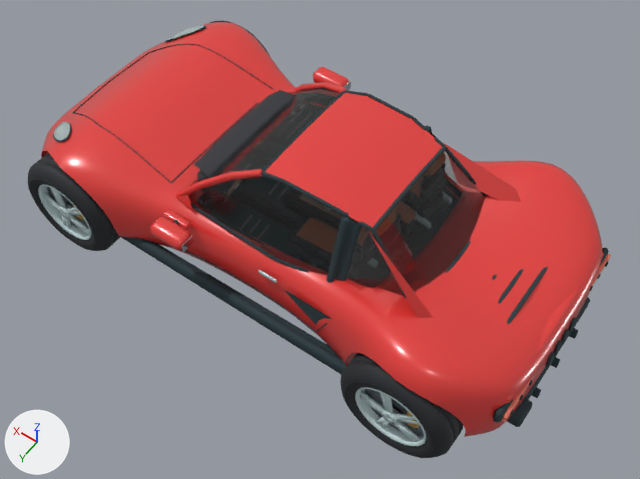
A saved change to the glTF model public/models/racer.glb.
Both versions are drawn from a 50 mm camera at (-1.193, 1.57, 2.544) aimed at (-0.131, 0.082, 0.206). The axes (+X, +Y, +Z) are drawn at lower left. The lights are the same throughout. The older version comes first. Vertices at exactly the same position are counted once.

Names of what the first picture shows: 'Automotive glass', 'Cabin upholstery', 'Paint racer', 'Rolling wheels', 'Tyre rubber', 'Wheel hubs' and 4 more.
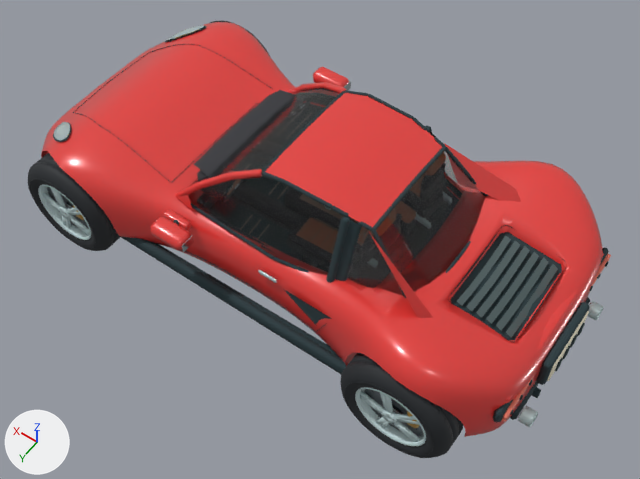
Boxes [x1, y1, x2, y2] around the edits, measured in the pictures (640 x 479 px; the box of a moved part takes in the faces that stretch with it):
'Tyre rubber', reshaped
    before: [53, 26, 609, 427]
    after: [53, 26, 609, 423]
'Pickup bed', added
    after: [457, 235, 558, 337]
'Wheel hubs', reshaped (mostly hidden)
    before: [57, 33, 277, 283]
    after: [57, 33, 604, 427]
'Warm white trim', reshaped (not visible before)
    after: [547, 311, 589, 381]
part 1 of me_continuous_mid_engine_coachwork, cut back
    before: [432, 210, 568, 344]
    after: [432, 210, 572, 348]
part 2 of me_recessed_coupe_wheel_liner, moved or reshaped
    before: [507, 267, 548, 325]
    after: [536, 302, 590, 385]
part 3 of me_recessed_coupe_wheel_liner, moved or reshaped
    before: [568, 318, 576, 332]
    after: [577, 323, 585, 336]
part 4 of me_recessed_coupe_wheel_liner, moved or reshaped
    before: [561, 329, 569, 343]
    after: [570, 334, 578, 348]
part 5 of me_recessed_coupe_wheel_liner, moved or reshaped
    before: [553, 340, 562, 355]
    after: [563, 346, 570, 359]
part 6 of me_recessed_coupe_wheel_liner, moved or reshaped
    before: [545, 352, 554, 367]
    after: [555, 358, 563, 371]
part 7 of me_recessed_coupe_wheel_liner, added
    after: [448, 225, 566, 342]
part 8 of me_recessed_coupe_wheel_liner, deleted (mostly hidden)
    before: [498, 269, 524, 304]
part 9 of me_recessed_coupe_wheel_liner, cut back (mostly hidden)
    before: [297, 275, 533, 427]
part 10 of me_cube_125, added
    after: [588, 301, 604, 320]
part 11 of me_cube_125, added
    after: [518, 405, 538, 427]

The change, as a diff of the scene's bpy script:
```diff
--- a/public/models/racer.glb.py
+++ b/public/models/racer.glb.py
@@ me_continuous_mid_engine_coachwork @@
-me_continuous_mid_engine_coachwork.from_pydata(...)  # 3695 vertices, 7296 faces; spans x -0.96..0.96, y -0.48..0.48, z 0.11..0.62
+me_continuous_mid_engine_coachwork.from_pydata(...)  # 3730 vertices, 7366 faces; spans x -0.96..0.96, y -0.48..0.48, z 0.11..0.62
+# me_continuous_mid_engine_coachwork part 1: 3 vertices moved from x -0.81..-0.67, y -0.14..0.08, z 0.37..0.38 to x -0.83..-0.65, y -0.17..0.16, z 0.35..0.38; 27 vertices removed from x -0.84..-0.67, y -0.15..0.15, z 0.36..0.39; 62 vertices added at x -0.87..-0.65, y -0.17..0.17, z 0.33..0.4
 me_continuous_mid_engine_coachwork.materials.append(mat_paint_racer)
@@ me_recessed_coupe_wheel_liner @@
-me_recessed_coupe_wheel_liner.from_pydata(...)  # 4666 vertices, 8556 faces; spans x -0.99..0.96, y -0.43..0.43, z 0.1..0.61
+me_recessed_coupe_wheel_liner.from_pydata(...)  # 4717 vertices, 8584 faces; spans x -1.0..0.96, y -0.43..0.43, z 0.1..0.61
+# me_recessed_coupe_wheel_liner part 2: the loose piece of 24 vertices spanning x -0.83..-0.82, y -0.19..0.19, z 0.36..0.37 is scaled about its middle by (2.15, 0.698, 10.6), then moved by (-0.15, 0.0, -0.13)
+# me_recessed_coupe_wheel_liner part 3: the loose piece of 24 vertices spanning x -0.97..-0.96, y -0.09..-0.06, z 0.22..0.26 is moved by (-0.03, 0.0, 0.0)
+# me_recessed_coupe_wheel_liner part 4: the loose piece of 24 vertices spanning x -0.97..-0.96, y -0.04..-0.01, z 0.22..0.26 is moved by (-0.03, 0.0, 0.0)
+# me_recessed_coupe_wheel_liner part 5: the loose piece of 24 vertices spanning x -0.97..-0.96, y 0.01..0.04, z 0.22..0.26 is moved by (-0.03, 0.0, 0.0)
+# me_recessed_coupe_wheel_liner part 6: the loose piece of 24 vertices spanning x -0.97..-0.96, y 0.06..0.09, z 0.22..0.26 is moved by (-0.03, 0.0, 0.0)
+# me_recessed_coupe_wheel_liner part 7: a new loose piece of 81 vertices spanning x -0.87..-0.65, y -0.18..0.18, z 0.34..0.4, in mat_tyre_rubber (dark cyan #273b40)
+# me_recessed_coupe_wheel_liner part 8: the loose piece of 24 vertices spanning x -0.78..-0.76, y -0.19..0.19, z 0.36..0.37 is deleted
+# me_recessed_coupe_wheel_liner part 9: 77 vertices removed from x -0.99..-0.32, y -0.19..0.39, z 0.13..0.37; 5 vertices added at x -0.36..-0.32, y 0.37..0.38, z 0.18..0.27
+# other edits to the shape of me_recessed_coupe_wheel_liner do not show in these pictures
 me_recessed_coupe_wheel_liner.materials.append(mat_tyre_rubber)
@@ me_cube_125 @@
-me_cube_125.from_pydata(...)  # 1520 vertices, 2868 faces; spans x -0.393..0.831, y -0.365..0.365, z 0.252..0.542
+me_cube_125.from_pydata(...)  # 1840 vertices, 3380 faces; spans x -1.013..0.831, y -0.365..0.365, z 0.124..0.542
+# me_cube_125 part 10: a new loose piece of 160 vertices spanning x -1.013..-0.973, y -0.256..-0.204, z 0.124..0.176, in mat_wheel_hubs (pale blue #c4d9da)
+# me_cube_125 part 11: a new loose piece of 160 vertices spanning x -1.013..-0.973, y 0.204..0.256, z 0.124..0.176, in mat_wheel_hubs (pale blue #c4d9da)
 me_cube_125.materials.append(mat_wheel_hubs)
@@ me_cube_279 @@
-me_cube_279.from_pydata(...)  # 72 vertices, 132 faces; spans x -0.958..0.102, y -0.172..0.12, z 0.195..0.453
+me_cube_279.from_pydata(...)  # 72 vertices, 132 faces; spans x -0.993..0.102, y -0.172..0.12, z 0.195..0.453
+# me_cube_279 part 12: 24 of 72 vertices moved; they spanned x -0.958..-0.932, y -0.12..0.12, z 0.195..0.285 and now span x -0.993..-0.979, y -0.12..0.12, z 0.195..0.285; mean shift (-0.041, 0.0, 0.0); largest move (-0.932, -0.113, 0.202) -> (-0.979, -0.116, 0.199)
 me_cube_279.materials.append(mat_warm_white_trim)
@@ ob_pickup_bed @@
+ob_pickup_bed = bpy.data.objects.new('Pickup bed', me_inset_sculpted_cooling_blade)  # 60 vertices, 48 faces; spans x -0.855..-0.67, y -0.151..0.151, z 0.338..0.386; in mat_pickup_bed (greyish cyan #526263)
+ob_pickup_bed.location = (0.0, 0.0, 0.0)
```
